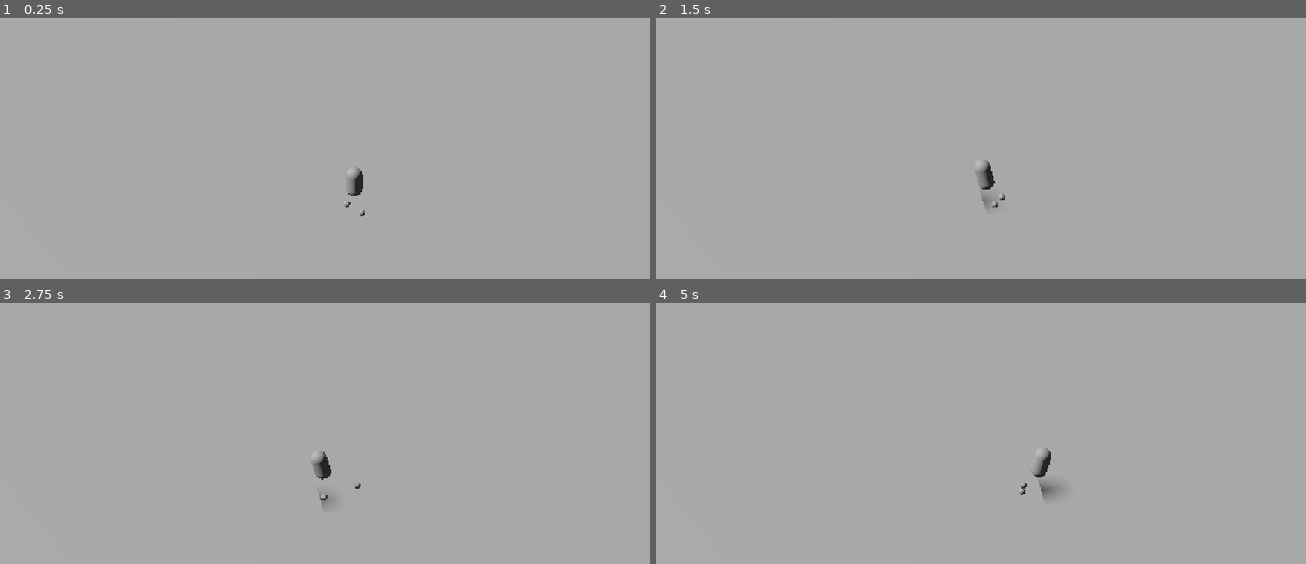
Above: before the commit, frames 1-4 (two rows, left to right).
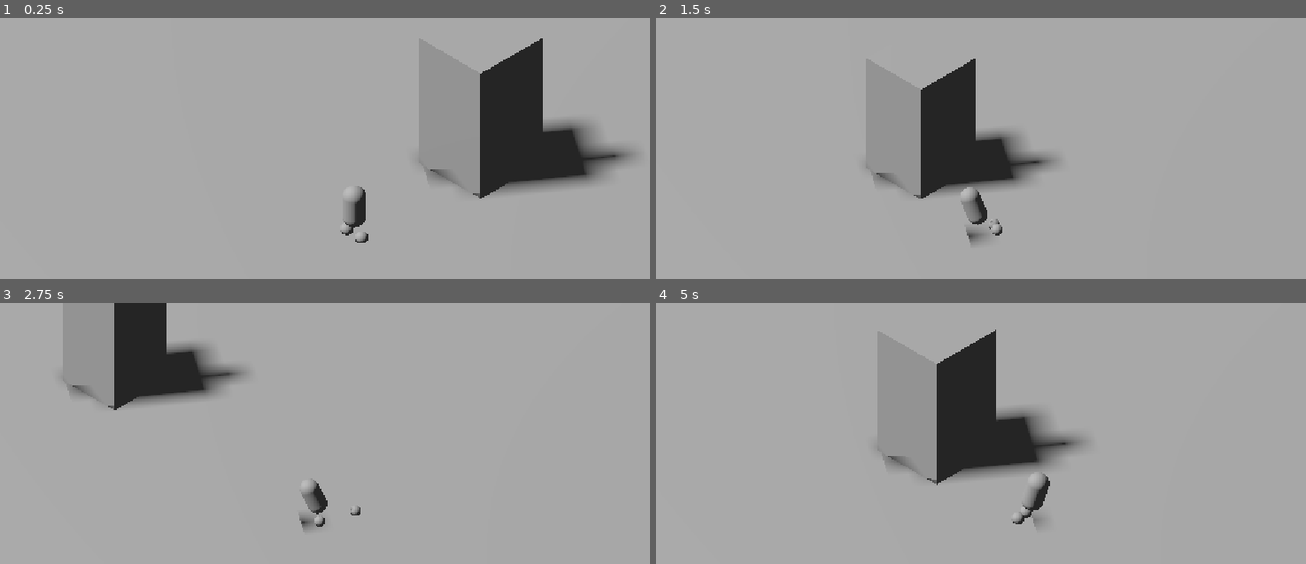
Above: after the commit, the same moments.

Repository: Virbek/3d-zelda-mole
Game: Godot game, scene res://TestingScene.tscn
Two runs of this game, one before a commit and one after it. Both use one fixed random seed, a clock stepped at 60 frames per second and the inputs below.
Inputs:
- Up to frame 1 (0.25 s): no input
- Up to frame 2 (1.5 s): hold D (move_right) 0.53-1.28 s; hold Shift (sprint, bound only after the commit) 0.53-1.28 s; hold S (move_back) from 1.28 s (still down); tap Shift (sprint, bound only after the commit) at 1.35 s
- Up to frame 3 (2.75 s): release S (move_back) at 2.03 s; hold D (move_right) from 2.03 s (still down); hold Shift (sprint, bound only after the commit) from 2.03 s (still down)
- Up to frame 4 (5 s): release D (move_right) at 2.78 s; release Shift (sprint, bound only after the commit) at 2.78 s; hold Z (move_forward) 2.78-3.53 s; tap Shift (sprint, bound only after the commit) at 2.85, 4.35 s; hold Shift (sprint, bound only after the commit) 3.53-4.28 s; hold Q (move_left) from 3.53 s (still down)

The runs differ from the first frame. In frame 1, 8.4% of the frame differs, in the area x 52-98%, y 7-87%; in frame 2, 6.5%; in frame 3, 5.9%; in frame 4, 7.6%.

Commit message:
add sprint

Diff:
--- a/Script/camera_rig.gd
+++ b/Script/camera_rig.gd
@@ -2,9 +2,23 @@
 
 @export var target: Node3D
 @export var smoothing: float = 10.0
+@export var height_offset: float = 1.0
+
+@export_group("Zoom")
+@export var size_normal: float = 12.0
+@export var size_sprint: float = 14.5
+@export var zoom_smoothing: float = 2.5
+
+@onready var cam: Camera3D = $Camera3D
 
 func _physics_process(delta: float) -> void:
-    if target == null:
-        return
-    var t := 1.0 - exp(-smoothing * delta)
-    global_position = global_position.lerp(target.global_position, t)
+	if target == null:
+		return
+	var t := 1.0 - exp(-smoothing * delta)
+	global_position = global_position.lerp(
+		target.global_position + Vector3.UP * height_offset, t
+	)
+
+	var wanted: float = size_sprint if target.is_sprinting else size_normal
+	var zt := 1.0 - exp(-zoom_smoothing * delta)
+	cam.size = lerp(cam.size, wanted, zt)
--- a/Script/player.gd
+++ b/Script/player.gd
@@ -4,6 +4,10 @@
 @export var acceleration: float = 25.0
 @export var rotation_speed: float = 14.0
 @export var gravity: float = 20.0
+
+@export var sprint_speed: float = 10.0
+
+var is_sprinting: bool = false
 
 const CAM_YAW := deg_to_rad(45.0)
 
@@ -17,7 +21,11 @@
 
 	var direction := Vector3(input.x, 0.0, input.y).rotated(Vector3.UP, CAM_YAW)
 
-	var target := direction*speed
+	is_sprinting = Input.is_action_pressed("sprint") and direction.length_squared() > 0.01
+
+	var current_speed: float = sprint_speed if is_sprinting else speed
+
+	var target := direction* current_speed
 
 	velocity.x = move_toward(velocity.x, target.x, acceleration*delta)
 	velocity.z = move_toward(velocity.z, target.z, acceleration*delta)
--- a/Script/rig.gd
+++ b/Script/rig.gd
@@ -20,6 +20,14 @@
 @onready var body: Node3D = $Body
 @onready var foot_l: Node3D = $FootL
 @onready var foot_r: Node3D = $FootR
+@export var sprint_lean_multiplier: float = 1.7
+@export var sprint_lead_multiplier: float = 1.8
+
+@export_group("Ressenti des pas")
+@export var bob_height: float = 0.07      ## montée du corps pendant un pas
+@export var sway_degrees: float = 5.0     ## roulis vers le pied d'appui
+@export var push_impulse: float = 0.9     ## coup de reins au départ du pas
+@export var land_impulse: float = 1.3     ## encaissement à la pose
 
 class Foot:
 	var node: Node3D
@@ -32,6 +40,7 @@
 
 var _feet := []
 var _body_vel := Vector3.ZERO
+var _body_pos := Vector3.ZERO
 
 func _ready() -> void:
 	for n in [body, foot_l, foot_r]:
@@ -47,7 +56,8 @@
 	for f in _feet:
 		f.planted = _rest_target(f)
 		f.node.global_position = f.planted
-	body.global_position = player.global_position + Vector3.UP * body_height
+	_body_pos = player.global_position + Vector3.UP * body_height
+	body.global_position = _body_pos
 
 func _physics_process(delta: float) -> void:
 	_update_feet(delta)
@@ -59,7 +69,10 @@
 	var hv := Vector3(player.velocity.x, 0.0, player.velocity.z)
 	var lead := Vector3.ZERO
 	if hv.length() > 0.1:
-		lead = hv.normalized() * step_lead
+		var l := step_lead
+		if player.is_sprinting:
+			l *= sprint_lead_multiplier
+		lead = hv.normalized() * l
 
 	var p: Vector3 = player.global_position + b.x * f.side * stance_width + lead
 	# Cherche le sol réel sous la position visée
@@ -86,6 +99,7 @@
 				f.t = 1.0
 				f.stepping = false
 				f.planted = f.to
+				_body_vel.y -= land_impulse
 			var p: Vector3 = f.from.lerp(f.to, f.t)
 			p.y += sin(f.t * PI) * step_height   # arc du pas
 			f.node.global_position = p
@@ -112,23 +126,47 @@
 		worst.from = worst.planted
 		worst.to = _rest_target(worst)
 
+		var dir: Vector3 = worst.to - worst.from
+		dir.y = 0.0
+		if dir.length() > 0.01:
+			_body_vel += dir.normalized() * push_impulse
+
 func _update_body(delta: float) -> void:
 	var mid: Vector3 = (foot_l.global_position + foot_r.global_position) * 0.5
 	var target: Vector3 = mid + Vector3.UP * body_height
 
-	var to_target: Vector3 = target - body.global_position
+	# --- Ressort : la traction, lente ---
+	var to_target: Vector3 = target - _body_pos
 	_body_vel += to_target * stiffness * delta
 	_body_vel *= exp(-damping * delta)
-	body.global_position += _body_vel * delta
+	_body_pos += _body_vel * delta
 
-	# L'étirement du ressort EST la force subie : on incline dessus.
+	# --- Rythme des pas : rapide, hors ressort ---
+	var step_t := -1.0
+	var support := 0.0
+	for f in _feet:
+		if f.stepping:
+			step_t = f.t
+			support = -f.side   # l'appui est sur le pied resté au sol
+
+	var bob := 0.0
+	var sway := 0.0
+	if step_t >= 0.0:
+		var s := sin(step_t * PI)
+		bob = s * bob_height
+		sway = s * support * deg_to_rad(sway_degrees)
+
+	body.global_position = _body_pos + Vector3.UP * bob
+
+	# --- Inclinaison ---
 	var pull := to_target
 	pull.y = 0.0
 	var local_pull: Vector3 = Basis(Vector3.UP, player.rotation.y).inverse() * pull
 	local_pull /= lean_pull_scale
 
 	var lean := deg_to_rad(lean_degrees)
+	if player.is_sprinting:
+		lean *= sprint_lean_multiplier
 	body.rotation.y = player.rotation.y
-	# Tiré par les pieds : le bas suit la traction, le haut part en arrière
 	body.rotation.x = lerp(body.rotation.x, -clampf(local_pull.z, -1.0, 1.0) * lean, 10.0 * delta)
-	body.rotation.z = lerp(body.rotation.z, clampf(local_pull.x, -1.0, 1.0) * lean, 10.0 * delta)
+	body.rotation.z = lerp(body.rotation.z, clampf(local_pull.x, -1.0, 1.0) * lean, 10.0 * delta) + sway
--- a/TestingScene.tscn
+++ b/TestingScene.tscn
@@ -22,6 +22,10 @@
 [sub_resource type="SphereMesh" id="SphereMesh_osq7l"]
 
 [sub_resource type="SphereMesh" id="SphereMesh_6mnxl"]
+
+[sub_resource type="BoxMesh" id="BoxMesh_osq7l"]
+
+[sub_resource type="BoxShape3D" id="BoxShape3D_osq7l"]
 
 [node name="Node3D" type="Node3D" unique_id=1847682603]
 
@@ -56,10 +60,6 @@
 
 [node name="Player" type="CharacterBody3D" parent="." unique_id=66199162]
 script = ExtResource("2_6mnxl")
-speed = null
-acceleration = null
-rotation_speed = null
-gravity = null
 
 [node name="CollisionShape3D" type="CollisionShape3D" parent="Player" unique_id=2015889366]
 transform = Transform3D(0.4, 0, 0, 0, 0.4, 0, 0, 0, 0.4, 0, 0.8, 0)
@@ -68,24 +68,35 @@
 [node name="Rig" type="Node3D" parent="Player" unique_id=2111491753]
 script = ExtResource("3_6mnxl")
 player_path = NodePath("..")
+bob_height = 0.02
+sway_degrees = 2.0
 
 [node name="Body" type="Node3D" parent="Player/Rig" unique_id=174431133]
 transform = Transform3D(1, 0, 0, 0, 1, 0, 0, 0, 1, 0, 0.5, 0)
 
 [node name="MeshInstance3d" type="MeshInstance3D" parent="Player/Rig/Body" unique_id=764181704]
-transform = Transform3D(0.5, 0, 0, 0, 0.5, 0, 0, 0, 0.5, 0, 0, 0)
+transform = Transform3D(0.7, 0, 0, 0, 0.7, 0, 0, 0, 0.7, 0, 0, 0)
 mesh = SubResource("CapsuleMesh_j4swo")
 
 [node name="FootL" type="Node3D" parent="Player/Rig" unique_id=1650901690]
 transform = Transform3D(1, 0, 0, 0, 1, 0, 0, 0, 1, 0, 0.1, 0)
 
 [node name="MeshInstance3D" type="MeshInstance3D" parent="Player/Rig/FootL" unique_id=1917065683]
-transform = Transform3D(0.2, 0, 0, 0, 0.2, 0, 0, 0, 0.2, 0, 0, 0)
+transform = Transform3D(0.4, 0, 0, 0, 0.4, 0, 0, 0, 0.4, 0, 0, 0)
 mesh = SubResource("SphereMesh_osq7l")
 
 [node name="FootR" type="Node3D" parent="Player/Rig" unique_id=430136458]
 transform = Transform3D(1, 0, 0, 0, 1, 0, 0, 0, 1, 0, 0.1, 0)
 
 [node name="MeshInstance3D" type="MeshInstance3D" parent="Player/Rig/FootR" unique_id=1004309256]
-transform = Transform3D(0.2, 0, 0, 0, 0.2, 0, 0, 0, 0.2, 0, 0, 0)
+transform = Transform3D(0.4, 0, 0, 0, 0.4, 0, 0, 0, 0.4, 0, 0, 0)
 mesh = SubResource("SphereMesh_6mnxl")
+
+[node name="StaticBody3D" type="StaticBody3D" parent="." unique_id=940025571]
+transform = Transform3D(2.635, 0, 0, 0, 4.775, 0, 0, 0, 2.635, 0, 2.2377598, -5.385519)
+
+[node name="MeshInstance3D" type="MeshInstance3D" parent="StaticBody3D" unique_id=1826795221]
+mesh = SubResource("BoxMesh_osq7l")
+
+[node name="CollisionShape3D" type="CollisionShape3D" parent="StaticBody3D" unique_id=531519449]
+shape = SubResource("BoxShape3D_osq7l")
--- a/project.godot
+++ b/project.godot
@@ -46,6 +46,11 @@
 , Object(InputEventKey,"resource_local_to_scene":false,"resource_name":"","device":-1,"window_id":0,"alt_pressed":false …(186 unchanged characters)…
 ]
 }
+sprint={
+"deadzone": 0.2,
+"events": [Object(InputEventKey,"resource_local_to_scene":false,"resource_name":"","device":-1,"window_id":0,"alt_pressed":false,"shift_pressed":false,"ctrl_pressed":false,"meta_pressed":false,"pressed":false,"keycode":4194325,"physical_keycode":0,"key_label":0,"unicode":0,"location":0,"echo":false,"script":null)
+]
+}
 
 [physics]
 
